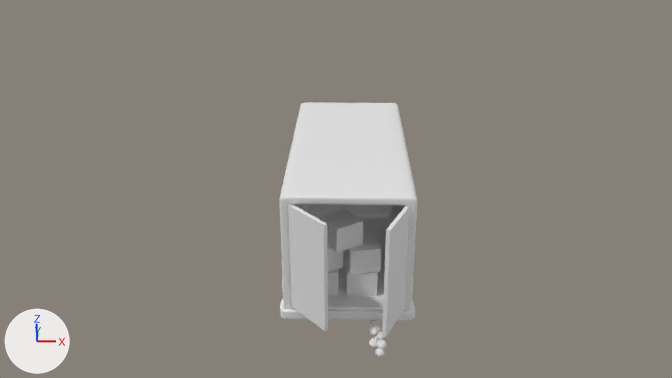
Before and after pictures for a commit that changed the Blender file SleepNGJ2025/Assets/magnuzoidArea/Tyred_mockup/tyred_camera.blend.
Before and after are seen from the file's camera 'Camera'. The lights are fixed; the arrows at lower left show +X, +Y and +Z.

In view in the first picture: 'boxes', 'boxes.002', 'boxes.004', 'bumper.front.001', 'car.body', 'door.back.l', 'door.back.r'.
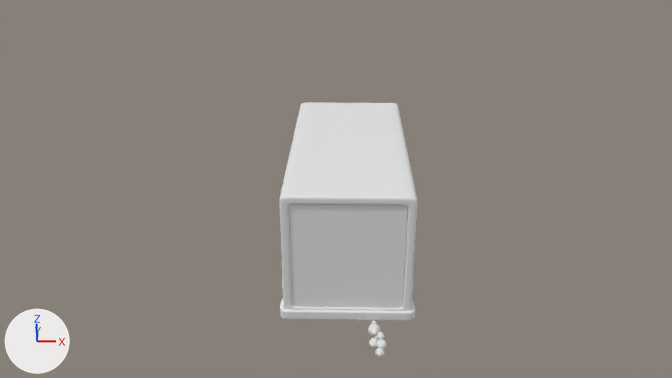
Edits to the bpy script that builds the scene:
```text
Change ob_door_back_l:
    ob_door_back_l.rotation_euler: (0.0, 0.0, 0.0) -> (0.0, 0.0, 0.839)  # degrees (0, 0, 0) -> degrees (0, 0, 48)
Change ob_door_back_r:
    ob_door_back_r.rotation_euler: (0.0, 0.0, 0.0) -> (0.0, 0.0, -1.155)  # degrees (0, 0, 0) -> degrees (0, 0, -66)
```

Boxes [x1, y1, x2, y2] around the edits, measured in the pictures (672 x 378 px):
'door.back.r', turned
    before: [382, 206, 410, 338]
    after: [347, 205, 408, 307]
'door.back.l', turned
    before: [288, 205, 328, 331]
    after: [289, 204, 348, 307]
'boxes.004', unchanged, covered by the edit
    before: [320, 209, 363, 253]
'boxes.002', unchanged, covered by the edit
    before: [345, 234, 381, 274]
